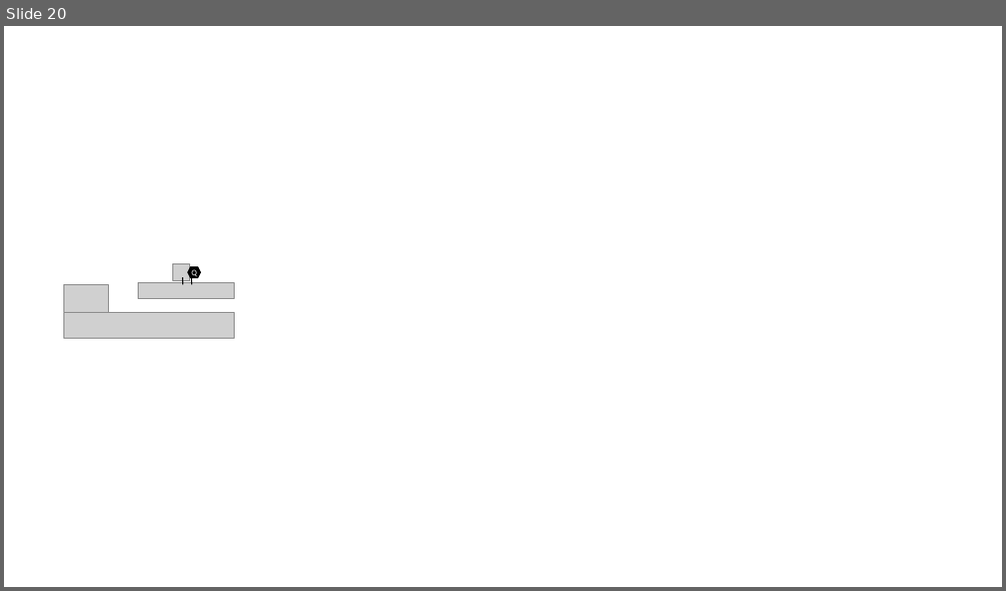
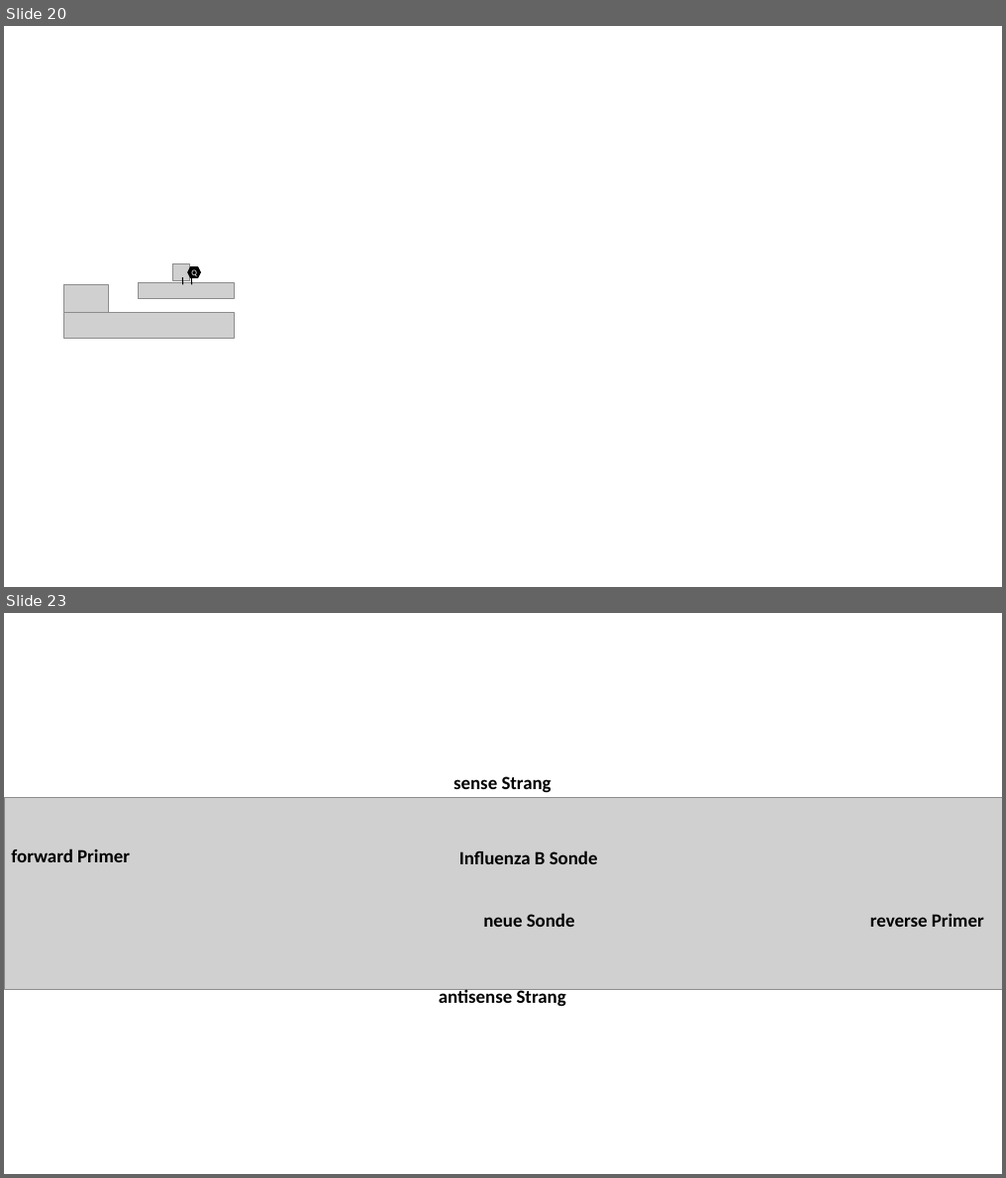
Before and after one commit to JuliusRublack/Bachelor_neu, a slide deck: Bilder/Microsoft PowerPoint-Präsentation (neu).pptx. Shown one above the other, each under a label of ours: slide 20 before the commit, slides 20 and 23 after it; the slides between them are not shown. The pictures are 1006x591 and 1006x1178 pixels, drawn with LibreOffice and Linux fonts; fonts in the diff are those of the drawing; grey boxes stand for pictures. Boxes give left, top, right and bottom in pixels: in the first picture for what was removed or moved away, otherwise in the second. Text is boxed around its words. In the diff, an @@ line names an element or a change of style, - is before the commit and + after.

```diff
--- a/Bilder/Microsoft PowerPoint-Präsentation (neu).pptx
+++ b/Bilder/Microsoft PowerPoint-Präsentation (neu).pptx
@@ slide 23 added at (4,613,1002,1174), background #FFFFFF @@
@@ text added at (453,776,551,793), 18 pt, text #000000, bold @@
+sense Strang
@@ picture added at (4,798,1002,989) @@
@@ text added at (11,849,130,862), 18 pt, text #000000, bold @@
+forward Primer
@@ text added at (459,851,598,864), 18 pt, text #000000, bold @@
+Influenza B Sonde
@@ text added at (483,913,575,927), 18 pt, text #000000, bold @@
+neue Sonde
@@ text added at (870,914,984,927), 18 pt, text #000000, bold @@
+reverse Primer
@@ text added at (439,987,566,1006), 18 pt, text #000000, bold @@
+antisense Strang
```
Also in this commit, not shown: 1 other file.
